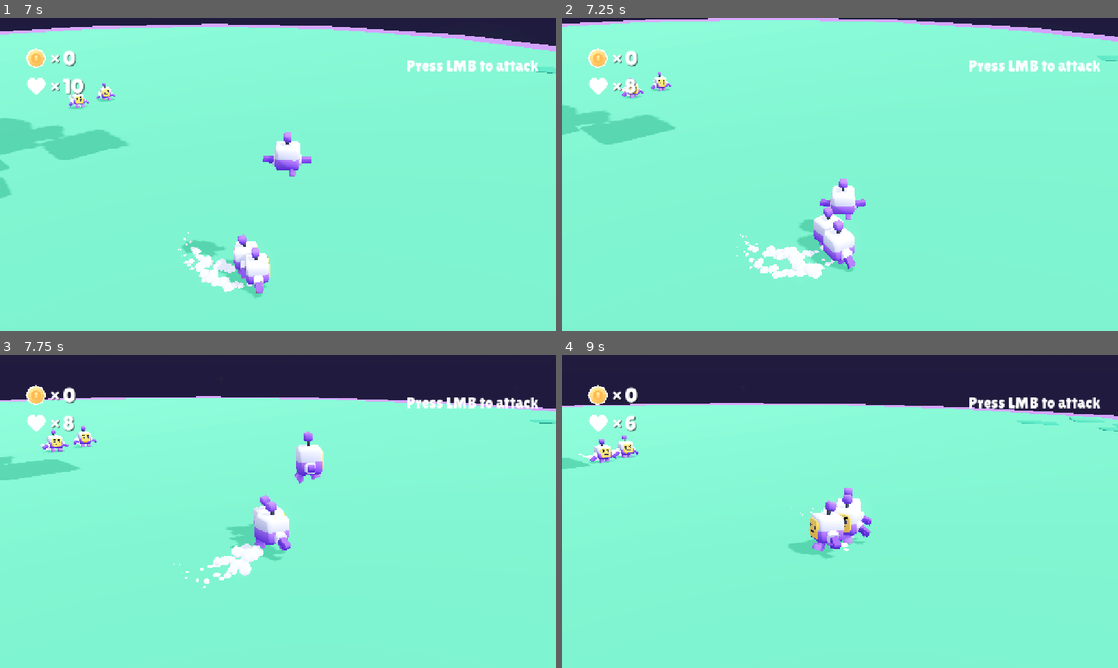
Above: before the commit, frames 1-4 (two rows, left to right).
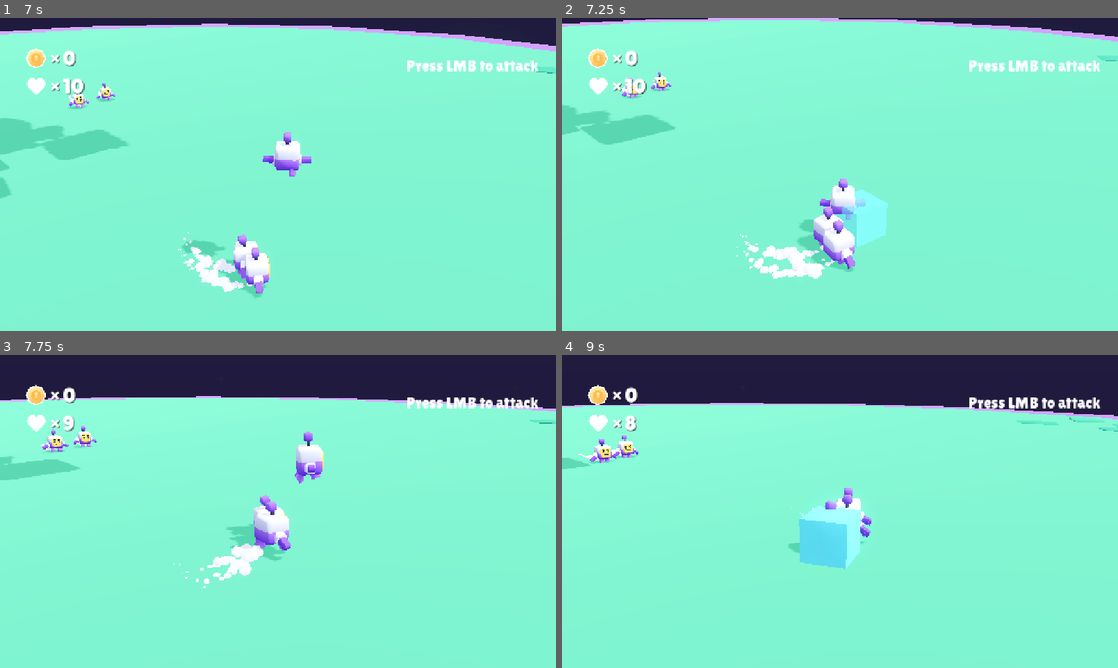
Above: after the commit, the same moments.

Repository: ryan-maximilian/survivors-game
Game: Godot game, scene res://scenes/main.tscn
The game is run twice, just before and just after one commit, with the same random seed, the same clock (stepped at 60 frames per second) and the same inputs.
Inputs (mouse positions are in pixels of both pictures, inside the frame that each line leads up to):
- Up to frame 1 (7 s): move the mouse to (400, 158) at 0.52 s; hold D (move_right) 0.53-1.28 s; click (400, 158) at 0.6 s; tap Space (jump) at 0.77, 0.8, 1.07, 1.35, 1.52, 1.82, 2.3, 3.02, 3.32, 3.77, 3.8, 4.07, 4.52, 4.82, 5.3, 6.02, 6.32, 6.6, 6.77 s; move the mouse to (166, 190) at 1.27 s; hold S (move_back) 1.28-2.03 s; click (166, 190) at 1.55 s; move the mouse to (333, 105) at 2.02 s; hold D (move_right) 2.03-2.78 s; tap Down (camera_down) at 2.1 s; move the mouse to (250, 237) at 2.77 s; hold W (move_forward) 2.78-3.53 s; tap Left (camera_left) at 2.85 s; click (250, 237) at 3.05 s; move the mouse to (444, 221) at 3.52 s; hold A (move_left) 3.53-5.03 s; tap Right (camera_right) at 3.6 s; move the mouse to (111, 127) at 4.27 s; tap Up (camera_up) at 4.35 s; click (111, 127) at 4.55 s; move the mouse to (305, 174) at 5.02 s; hold S (move_back) 5.03-5.78 s; click (305, 174) at 5.1 s; move the mouse to (194, 96) at 5.77 s; hold D (move_right) 5.78-6.53 s; click (194, 96) at 5.85 s; move the mouse to (400, 158) at 6.52 s; hold W (move_forward) from 6.53 s (still down)
- Up to frame 2 (7.25 s): keep holding W (move_forward); tap Space (jump) at 7.07 s
- Up to frame 3 (7.75 s): move the mouse to (166, 527) at 7.27 s; release W (move_forward) at 7.28 s; hold D (move_right) from 7.28 s (still down); tap Down (camera_down) at 7.35 s; tap Space (jump) at 7.52 s; click (166, 527) at 7.55 s
- Up to frame 4 (9 s): tap Space (jump) at 7.82, 8.3 s; move the mouse to (895, 442) at 8.02 s; release D (move_right) at 8.03 s; hold S (move_back) 8.03-8.78 s; tap Left (camera_left) at 8.1 s; move the mouse to (812, 574) at 8.77 s; hold A (move_left) from 8.78 s (still down); tap Right (camera_right) at 8.85 s

Frame 1 is identical in both runs. In frame 2, 1.0% of the frame differs, in the area x 11-59%, y 19-74%; in frame 3, less than 0.1%; in frame 4, 1.9%, in the area x 11-54%, y 19-69%.

Commit message:
feat: players and enemies attack using "moves"
Players and enemies now attack by instantiating the hurtbox scene, which should be accompanied by an appropriate animation in the final product.

Diff:
--- a/objects/enemy_1.tscn
+++ b/objects/enemy_1.tscn
@@ -1,11 +1,10 @@
-[gd_scene load_steps=14 format=3 uid="uid://djkv8ks3o6ou3"]
+[gd_scene load_steps=13 format=3 uid="uid://djkv8ks3o6ou3"]
 
 [ext_resource type="Script" uid="uid://i8y74xhgkhkh" path="res://scripts/enemy.gd" id="1_tlfi0"]
 [ext_resource type="PackedScene" uid="uid://c0e27836xgmhi" path="res://objects/character.tscn" id="2_nqg48"]
 [ext_resource type="Texture2D" uid="uid://8ggihh27mlrr" path="res://sprites/blob_shadow.png" id="3_k7ct5"]
 [ext_resource type="ArrayMesh" uid="uid://deu06eho4c74" path="res://meshes/dust.res" id="4_xtsox"]
 [ext_resource type="AudioStream" uid="uid://cydjn1ct3hps2" path="res://sounds/walking.ogg" id="5_n0sak"]
-[ext_resource type="PackedScene" uid="uid://b5k2wefdotcy1" path="res://objects/hurtbox.tscn" id="6_nqg48"]
 
 [sub_resource type="CapsuleShape3D" id="CapsuleShape3D_gdq8c"]
 radius = 0.3
@@ -85,7 +84,4 @@
 pitch_scale = 1.25
 autoplay = true
 
-[node name="Hurtbox" parent="." instance=ExtResource("6_nqg48")]
-transform = Transform3D(1, 0, 0, 0, 1, 0, 0, 0, 1, 0, 0.596959, 0.682616)
-
 [editable path="Character"]
--- a/objects/hurtbox.gd
+++ b/objects/hurtbox.gd
@@ -1,11 +1,21 @@
-extends Area3D
+class_name HurtBox extends Area3D
 
 @export_subgroup("Hurtbox Properties")
 @export var damage = 2
 @export var faction: int = 0
 @export var originator = get_parent()
+@export var lifetime: float = 1.0 ## Lifetime in Seconds
 
-# Collecting coins
+# @export_subgroup("Hurtbox Dimensions")
+# @export var width = 2
+# @export var height = 2
+# @export var depth = 2
+
+func _ready():
+
+	start_lifetime(lifetime)
+
+# Collide
 
 func _on_body_entered(body):
 	if body.has_method("get_hurt") and !body.get("hurt_timer"):
@@ -13,3 +23,15 @@
 		body.get_hurt(damage, faction)
 
 		Audio.play("res://sounds/coin.ogg") # Play sound
+
+# Destroy the hurtbox
+
+var _timer: SceneTreeTimer
+
+func start_lifetime(seconds: float) -> void:
+	print("Hey, my name is ", self.name, ", and I'm alive!")
+	_timer = get_tree().create_timer(seconds)
+	await _timer.timeout
+	if is_inside_tree():
+		print("Hey, my name is ", self.name, ", and I'm dying! Goodbye :D:D")
+		queue_free()
--- a/objects/hurtbox.tscn
+++ b/objects/hurtbox.tscn
@@ -1,17 +1,25 @@
-[gd_scene load_steps=3 format=3 uid="uid://b5k2wefdotcy1"]
+[gd_scene load_steps=5 format=3 uid="uid://b5k2wefdotcy1"]
 
 [ext_resource type="Script" uid="uid://cr755h01vgyps" path="res://objects/hurtbox.gd" id="1_emoun"]
 
 [sub_resource type="BoxShape3D" id="BoxShape3D_tlfi0"]
-size = Vector3(0.425, 1.6, 0.71)
+
+[sub_resource type="StandardMaterial3D" id="StandardMaterial3D_emoun"]
+transparency = 1
+albedo_color = Color(0.454902, 1, 1, 0.517647)
+
+[sub_resource type="BoxMesh" id="BoxMesh_emoun"]
+material = SubResource("StandardMaterial3D_emoun")
 
 [node name="Hurtbox" type="Area3D"]
 disable_mode = 2
 script = ExtResource("1_emoun")
 
 [node name="CollisionShape3D" type="CollisionShape3D" parent="."]
-transform = Transform3D(1, 0, 0, 0, 1, 0, 0, 0, 1, 0, -0.15, 0)
 shape = SubResource("BoxShape3D_tlfi0")
 debug_color = Color(0.975114, 0, 0.421808, 0.42)
 
+[node name="INeedToBeAbleToSeeThis" type="MeshInstance3D" parent="."]
+mesh = SubResource("BoxMesh_emoun")
+
 [connection signal="body_entered" from="." to="." method="_on_body_entered"]
--- a/objects/player.tscn
+++ b/objects/player.tscn
@@ -1,11 +1,10 @@
-[gd_scene load_steps=12 format=3 uid="uid://dl2ed4gkybggf"]
+[gd_scene load_steps=11 format=3 uid="uid://dl2ed4gkybggf"]
 
 [ext_resource type="Script" uid="uid://br1k30d32naot" path="res://scripts/player.gd" id="1_ffboj"]
 [ext_resource type="PackedScene" uid="uid://c0e27836xgmhi" path="res://objects/character.tscn" id="2_nero3"]
 [ext_resource type="Texture2D" uid="uid://8ggihh27mlrr" path="res://sprites/blob_shadow.png" id="3_0c7wt"]
 [ext_resource type="ArrayMesh" uid="uid://deu06eho4c74" path="res://meshes/dust.res" id="4_mvhqy"]
 [ext_resource type="AudioStream" uid="uid://cydjn1ct3hps2" path="res://sounds/walking.ogg" id="5_ics1s"]
-[ext_resource type="PackedScene" uid="uid://b5k2wefdotcy1" path="res://objects/hurtbox.tscn" id="6_3rerk"]
 
 [sub_resource type="CapsuleShape3D" id="CapsuleShape3D_gdq8c"]
 radius = 0.3
@@ -67,8 +66,4 @@
 pitch_scale = 1.25
 autoplay = true
 
-[node name="Hurtbox" parent="." instance=ExtResource("6_3rerk")]
-transform = Transform3D(1, 0, 0, 0, 1, 0, 0, 0, 1, 0, 0.596959, 0.682616)
-faction = 1
-
 [editable path="Character"]
--- a/scripts/enemy.gd
+++ b/scripts/enemy.gd
@@ -27,6 +27,8 @@
 @onready var model = $Character
 @onready var animation = $Character/AnimationPlayer
 
+var hurtbox_scene: PackedScene = preload("res://objects/hurtbox.tscn")
+
 # Functions
 
 func _physics_process(delta):
@@ -37,6 +39,8 @@
 	handle_gravity(delta)
 
 	handle_effects(delta)
+
+	handle_moves()
 
 	# Movement
 
@@ -176,3 +180,25 @@
 func die():
 	Audio.play("res://sounds/fallbig.ogg")
 	queue_free()
+
+# Attack
+
+func handle_moves():
+	var aggro_target = get_tree().get_first_node_in_group("player")
+
+	if aggro_target:
+		var direction = (aggro_target.global_transform.origin - global_transform.origin)
+		if direction.length() < 1:
+			var hurtbox_instance = hurtbox_scene.instantiate()
+
+			hurtbox_instance.damage = 1
+			hurtbox_instance.faction = 0
+			hurtbox_instance.lifetime = 0.1
+
+			hurtbox_instance.transform = Transform3D(Basis().rotated(Vector3.UP, PI/2), Vector3(0,0.5,1))
+
+			add_child(hurtbox_instance)
+		else:
+			pass
+	else:
+		pass
--- a/scripts/player.gd
+++ b/scripts/player.gd
@@ -32,6 +32,8 @@
 @onready var model = $Character
 @onready var animation = $Character/AnimationPlayer
 
+var hurtbox_scene: PackedScene = preload("res://objects/hurtbox.tscn")
+
 # Functions
 
 func _physics_process(delta):
@@ -42,6 +44,8 @@
 	handle_gravity(delta)
 
 	handle_effects(delta)
+
+	handle_moves()
 
 	# Movement
 
@@ -199,8 +203,16 @@
 	Audio.play("res://sounds/fallbig.ogg")
 	get_tree().reload_current_scene()
 
-# Primary attack
-
-func use_primary_attack():
-	if Input.is_action_just_pressed("jump"):
-		pass
+# Attacks, moves, skills etc
+
+func handle_moves():
+	if Input.is_action_just_pressed("primary_attack"):
+		var hurtbox_instance = hurtbox_scene.instantiate()
+
+		hurtbox_instance.damage = 100
+		hurtbox_instance.faction = 1
+		hurtbox_instance.lifetime = 0.1
+
+		hurtbox_instance.transform = Transform3D(Basis().rotated(Vector3.UP, PI/2), Vector3(0,0.5,1))
+
+		add_child(hurtbox_instance)
